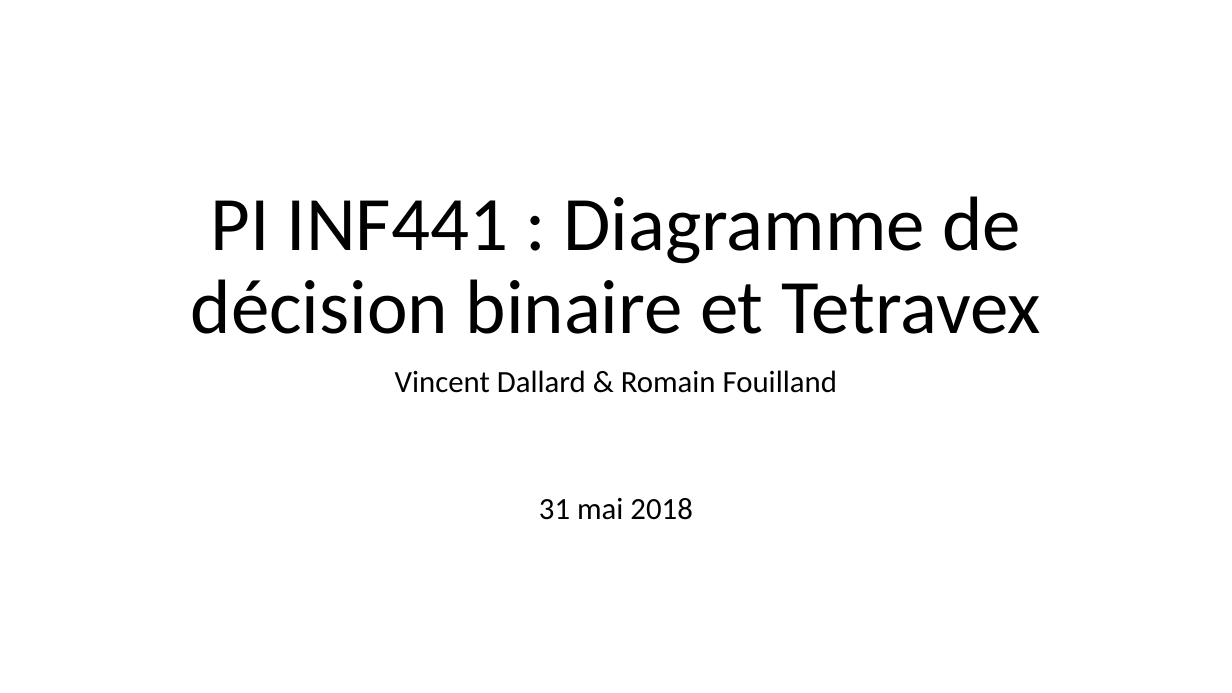
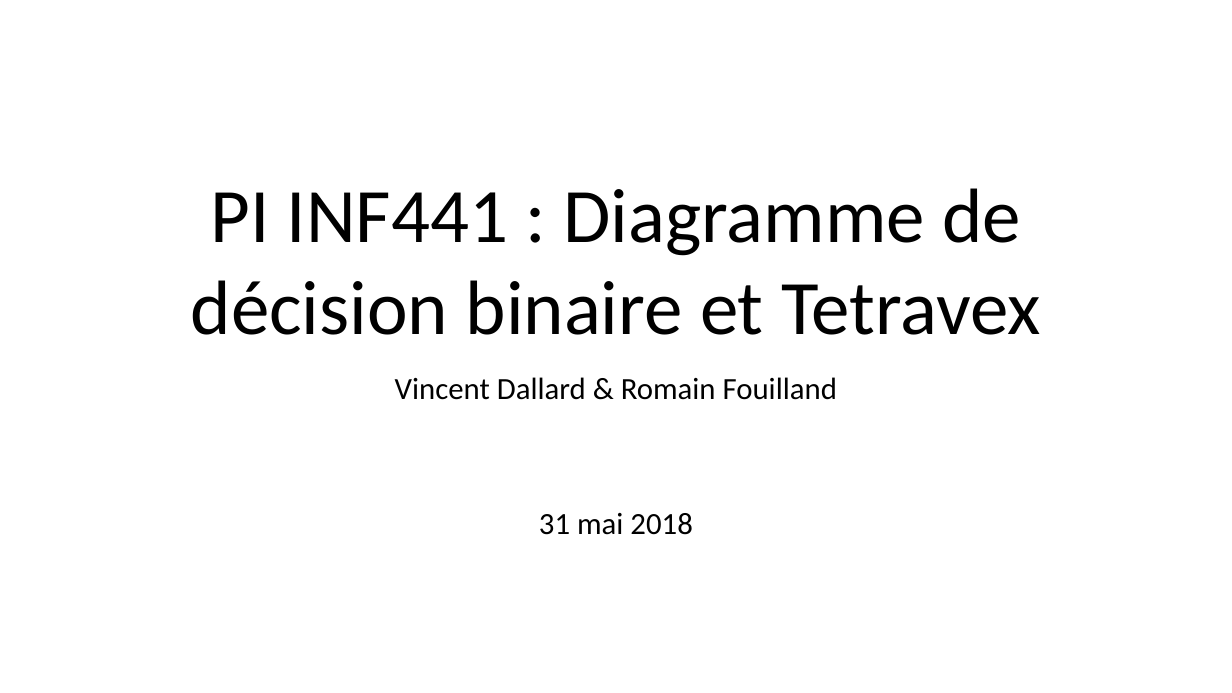
Before and after one commit to VinceDld/inf441_bdd_tetravex, a slide deck: slide 1 of Rapport/Soutenance orale.pptx. Drawn at 1232x693 pixels with LibreOffice and Linux fonts; fonts in the diff are those of the drawing. Boxes give left, top, right and bottom in pixels: in the first picture for what was removed or moved away, otherwise in the second. Text is boxed around its words. In the diff, an @@ line names an element or a change of style, - is before the commit and + after.

```diff
--- a/Rapport/Soutenance orale.pptx
+++ b/Rapport/Soutenance orale.pptx
@@ text "PI INF441 : Diagramme de ..." at box(191, 188, 1041, 335): line spacing 0.9 to 1 @@
@@ text "Vincent Dallard & Romain Fouilland" at box(395, 377, 837, 535): line spacing 0.8 to 1; less space between paragraphs @@
```
Also in this commit, not shown: 3 other slides changed, 4 slides added.
